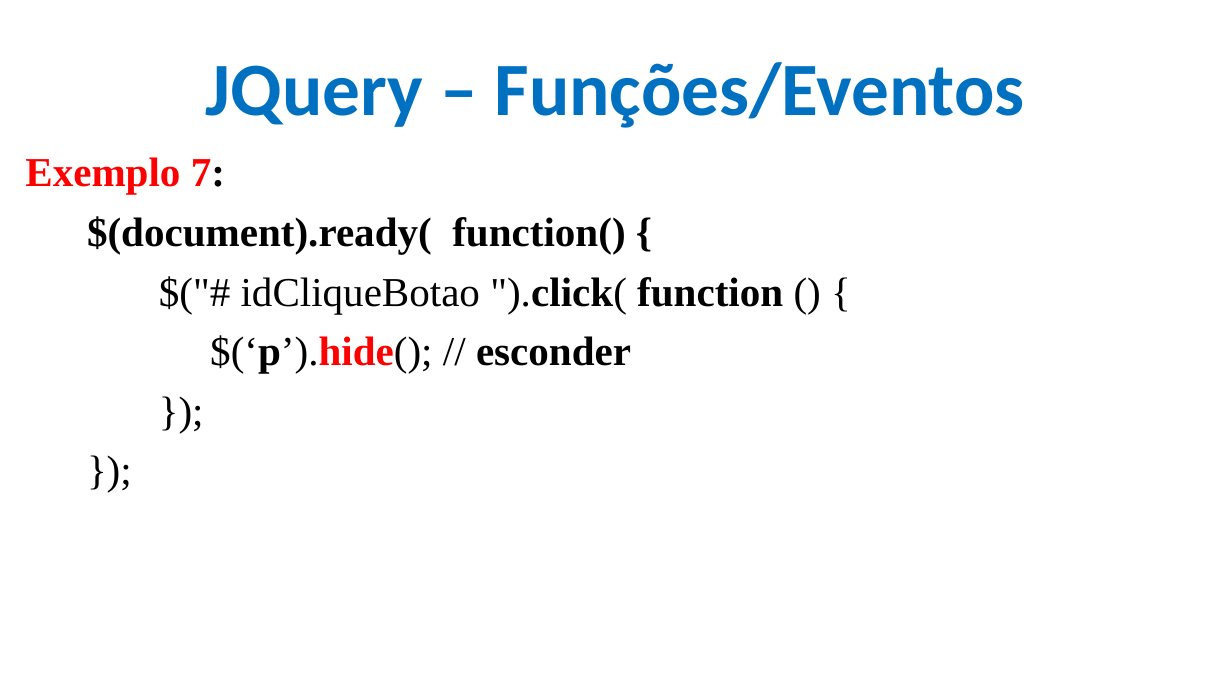
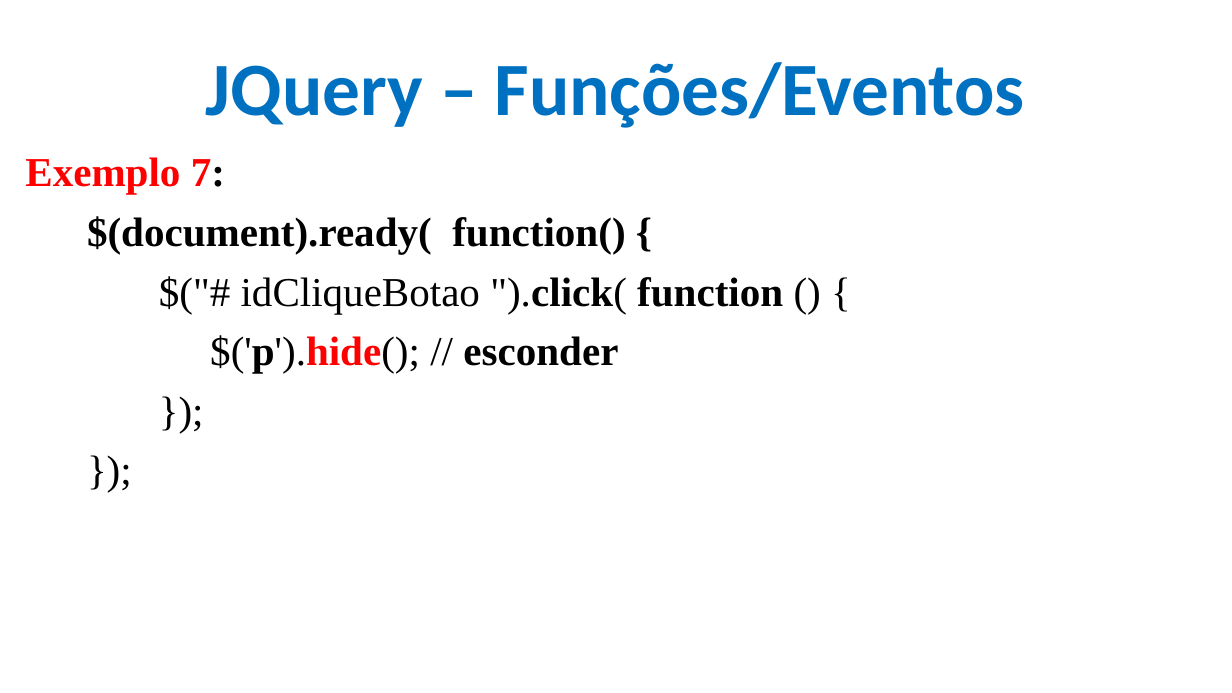
Before and after one commit to CloudEducationBrazil/WydenDesenvolvimentoWebPHP, a slide deck: slide 10 of 01 Classes/Aula 11 Desenvolvimento Web PHP - JQuery.pptx. Drawn at 1232x693 pixels with LibreOffice and Linux fonts; fonts in the diff are those of the drawing; background and template pictures are left out. Boxes give left, top, right and bottom in pixels: in the first picture for what was removed or moved away, otherwise in the second. Text is boxed around its words. In the diff, an @@ line names an element or a change of style, - is before the commit and + after.

```diff
--- a/01 Classes/Aula 11 Desenvolvimento Web PHP - JQuery.pptx
+++ b/01 Classes/Aula 11 Desenvolvimento Web PHP - JQuery.pptx
@@ text at (210,335,618,373): text changed @@
-$(‘p’).hide(); // esconder
+$('p').hide(); // esconder
```
Also in this commit, not shown: 10 other slides changed.
